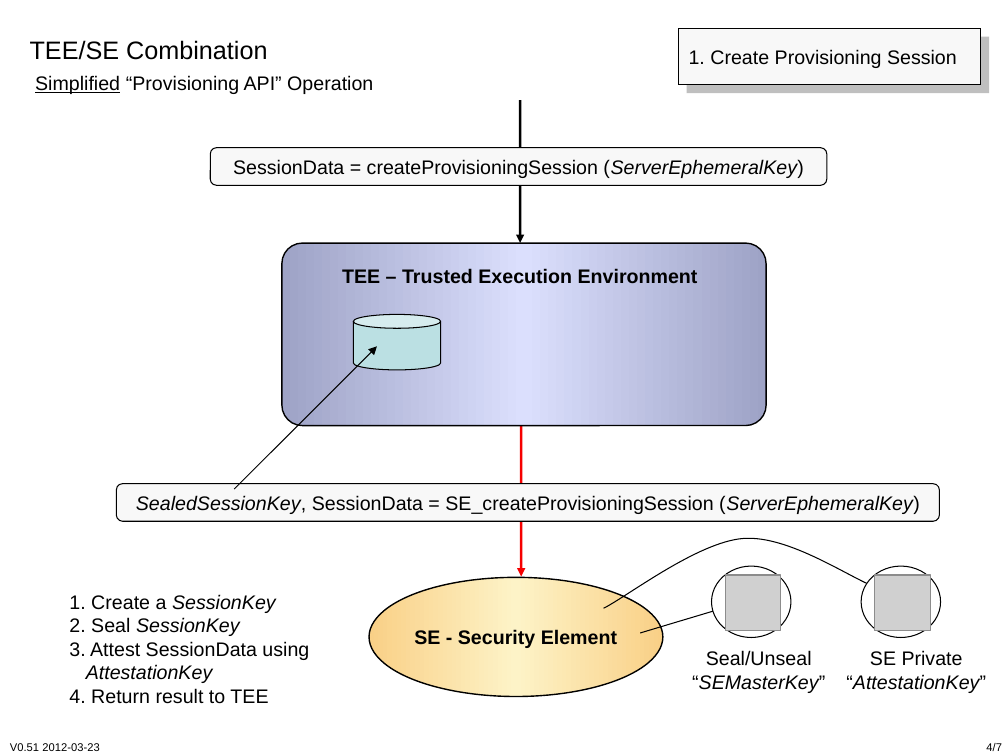
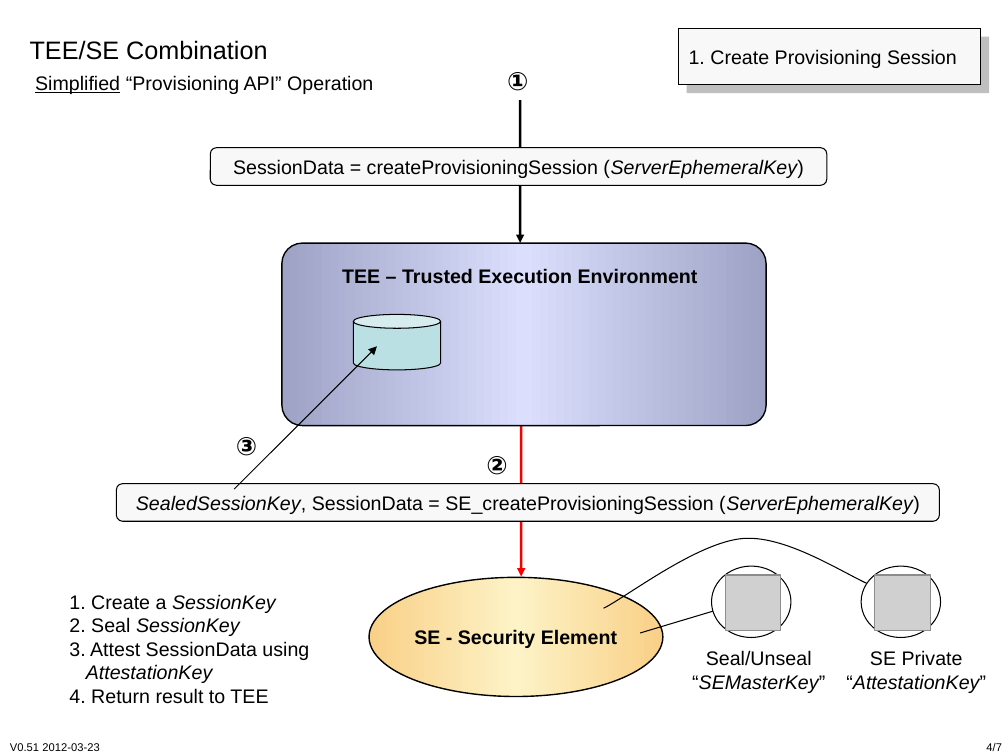
Before and after one commit to cyberphone/openkeystore.old, a slide deck: slide 4 of trunk/resources/docs/tee-se-combo.ppt. Drawn at 1008x756 pixels with LibreOffice and Linux fonts; fonts in the diff are those of the drawing; grey boxes stand for pictures. Boxes give left, top, right and bottom in pixels: in the first picture for what was removed or moved away, otherwise in the second. Text is boxed around its words. In the diff, an @@ line names an element or a change of style, - is before the commit and + after.

```diff
--- a/trunk/resources/docs/tee-se-combo.ppt
+++ b/trunk/resources/docs/tee-se-combo.ppt
@@ text added at [507,72,528,91], 18 pt, text #000000, bold @@
+①
@@ text added at [236,437,257,456], 18 pt, text #000000, bold @@
+③
@@ text added at [486,456,507,475], 18 pt, text #000000, bold @@
+②
```
Also in this commit, not shown: 2 other slides changed, 1 other file.
